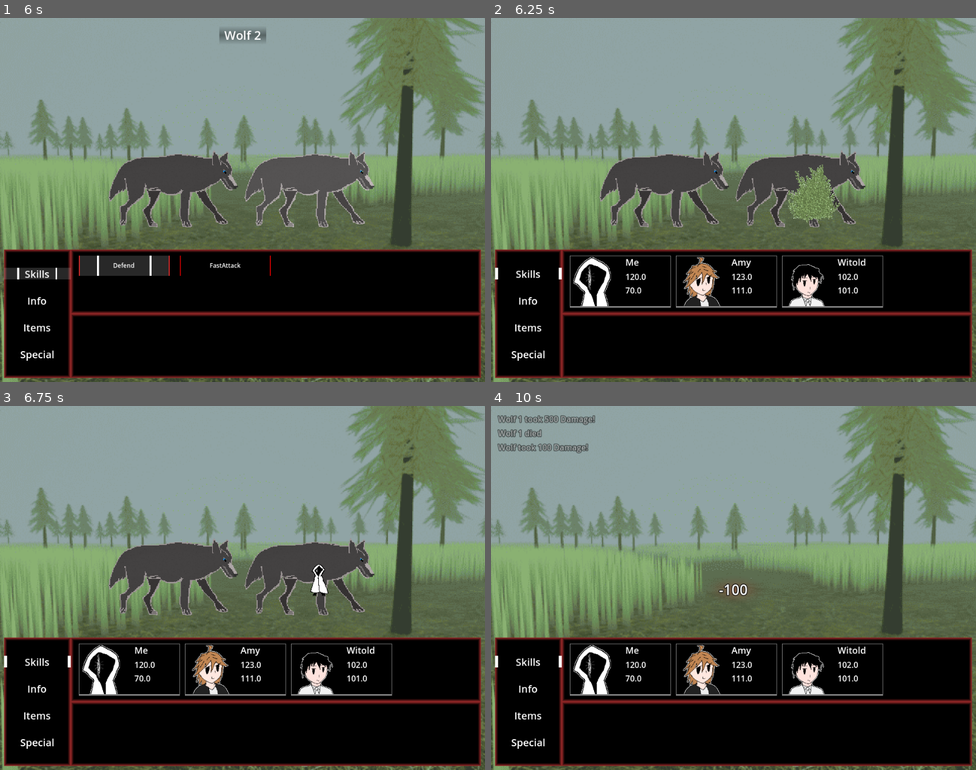
Above: before the commit, frames 1-4 (two rows, left to right).
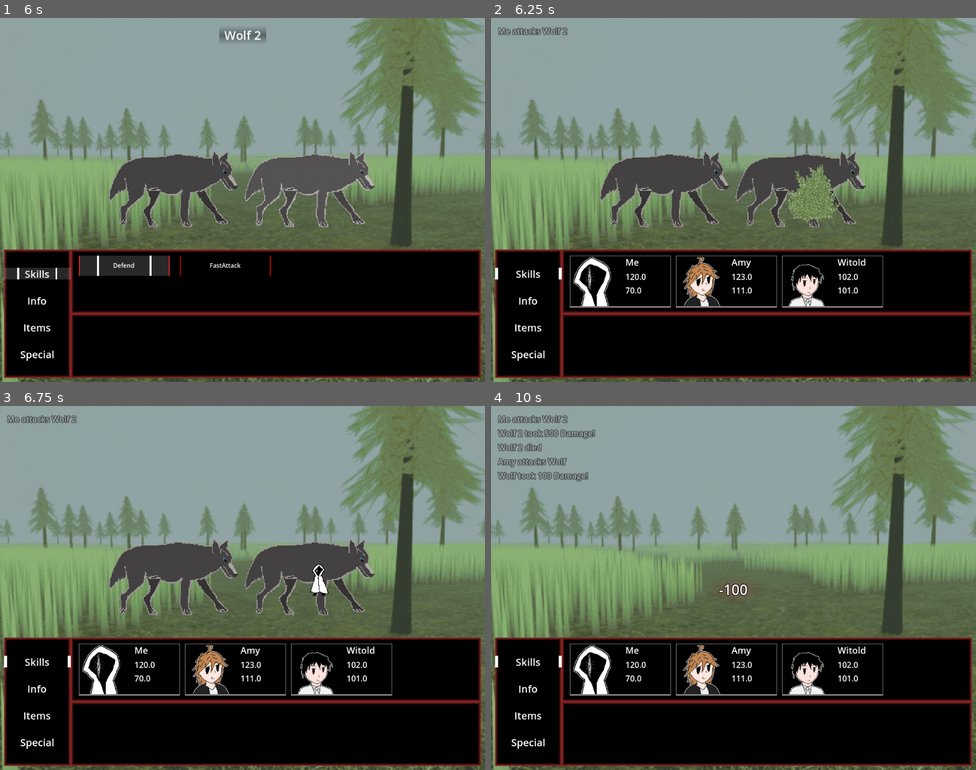
Above: after the commit, the same moments.

Repository: Herosege/PureKillRot
Game: Godot game, scene res://Scenes/fight_scene.tscn
The game is run twice, just before and just after one commit, with the same random seed, the same clock (stepped at 60 frames per second) and the same inputs. This scene is started directly instead of the project's main scene.
Inputs:
- Up to frame 1 (6 s): hold Right (move_right) 0.53-1.28 s; tap Z (accept) at 0.6, 1.55, 2, 2.1, 2.75, 2.85, 3.8, 4.25, 4.35, 5.1 s; tap Enter at 1.25 s; hold X (back) 1.28-2.03 s; tap Shift (Sprint) at 1.35, 5.85 s; hold Right (move_right) 2.03-2.78 s; hold Up (move_up) 2.78-3.53 s; hold Shift (Sprint) 3.53-4.28 s; hold Left (move_left) 3.53-5.03 s; hold X (back) 5.03-5.78 s; hold Right (move_right) from 5.78 s (still down)
- Up to frame 2 (6.25 s): keep holding Right (move_right); tap Z (accept) at 6.05 s
- Up to frame 3 (6.75 s): tap Z (accept) at 6.5, 6.6 s; release Right (move_right) at 6.53 s; hold Up (move_up) from 6.53 s (still down)
- Up to frame 4 (10 s): release Up (move_up) at 7.28 s; hold Right (move_right) 7.28-8.03 s; tap Z (accept) at 7.35, 8, 8.3, 8.85, 9.6 s; hold X (back) 8.03-8.78 s; hold Shift (Sprint) 8.03-8.78 s; hold Left (move_left) 8.78-9.53 s; hold Up (move_up) from 9.53 s (still down)

Frame 1 is identical in both runs. In frame 2, 0.2% of the frame differs, in the area x 1-16%, y 2-5%; in frame 3, 0.2%; in frame 4, 1.1%, in the area x 1-22%, y 2-21%.

Commit message:
fixed a bug regarding enemy attacking crashing the game

Diff:
--- a/Scenes/UIElements/enemy.tscn
+++ b/Scenes/UIElements/enemy.tscn
@@ -10,6 +10,21 @@
 shader_parameter/AlphaAmnt = 0.0
 
 [sub_resource type="SpriteFrames" id="SpriteFrames_7hqdl"]
+
+[sub_resource type="Animation" id="Animation_58iqw"]
+length = 0.001
+tracks/0/type = "value"
+tracks/0/imported = false
+tracks/0/enabled = true
+tracks/0/path = NodePath("AnimatedSprite2D:material:shader_parameter/AlphaAmnt")
+tracks/0/interp = 1
+tracks/0/loop_wrap = true
+tracks/0/keys = {
+"times": PackedFloat32Array(0),
+"transitions": PackedFloat32Array(1),
+"update": 0,
+"values": [0.0]
+}
 
 [sub_resource type="Animation" id="Animation_y8q68"]
 resource_name = "ShortFlash"
@@ -25,21 +40,6 @@
 "transitions": PackedFloat32Array(1, 1, 1.46409),
 "update": 0,
 "values": [0.0, 0.3, 0.0]
-}
-
-[sub_resource type="Animation" id="Animation_58iqw"]
-length = 0.001
-tracks/0/type = "value"
-tracks/0/imported = false
-tracks/0/enabled = true
-tracks/0/path = NodePath("AnimatedSprite2D:material:shader_parameter/AlphaAmnt")
-tracks/0/interp = 1
-tracks/0/loop_wrap = true
-tracks/0/keys = {
-"times": PackedFloat32Array(0),
-"transitions": PackedFloat32Array(1),
-"update": 0,
-"values": [0.0]
 }
 
 [sub_resource type="AnimationLibrary" id="AnimationLibrary_320pc"]
--- a/Script/fight_scene.gd
+++ b/Script/fight_scene.gd
@@ -379,16 +379,17 @@
 			var AttackerArray = BattleEnemies if CharaType == IsAttacked.character else PartyInfo.MainParty
 			var TargetArray = BattleEnemies if CharaType == IsAttacked.enemy else PartyInfo.MainParty
 
+			var AttackerIndex = i if CharaType == IsAttacked.enemy else i-PartyInfo.MainParty.size()
 			var TargetType = SkillT[2] if SkillT[2] <= TargetArray.size()-1 else 0
 
-			var AttackerType = AttackerArray[i] if CharaType == IsAttacked.enemy else AttackerArray[i-PartyInfo.MainParty.size()]
+			var AttackerType = AttackerArray[AttackerIndex]
 			var EnemyType = TargetArray[TargetType]
 
 			var Dupes = CheckDupes(AttackerArray)
 			var AttackerName = AttackerType.Name if !Dupes else str(AttackerType.Name) + " " + str(Dupes)
 
 			Dupes = CheckDupes(TargetArray)
-			var AttackedName = EnemyType.Name if !Dupes else str(EnemyType.Name) + " " + str(Dupes)
+			var AttackedName = EnemyType.Name if !Dupes else str(EnemyType.Name) + " " + str(Dupes+TargetType)
 
 			var STimes = SkillDB.GetSkill(SkillT[0]).AnimDuration
 			var Sprts = SkillDB.GetSkill(SkillT[0]).AnimSprites
@@ -402,9 +403,9 @@
 
 			else:
 				EnemNode = CharProfs.get_child(TargetType).get_node("StatsPicture/TextureRect")
-				EnemyList.get_child(TargetType).PlayFlashAnim() #### CZASAMI SIĘ CRASHUJE - NAPRAW
-
-				SignalBus.emit_signal("AnnounceAction",AttackerName + " attacks " + AttackedName)
+				EnemyList.get_child(AttackerIndex).PlayFlashAnim()
+
+			SignalBus.emit_signal("AnnounceAction",AttackerName + " attacks " + AttackedName)
 
 			SkillUseTimer.start(STimes*1.6)
 			AttackTextureAnim(Sprts,STimes,EnemNode.global_position+EnemNode.size/2)
